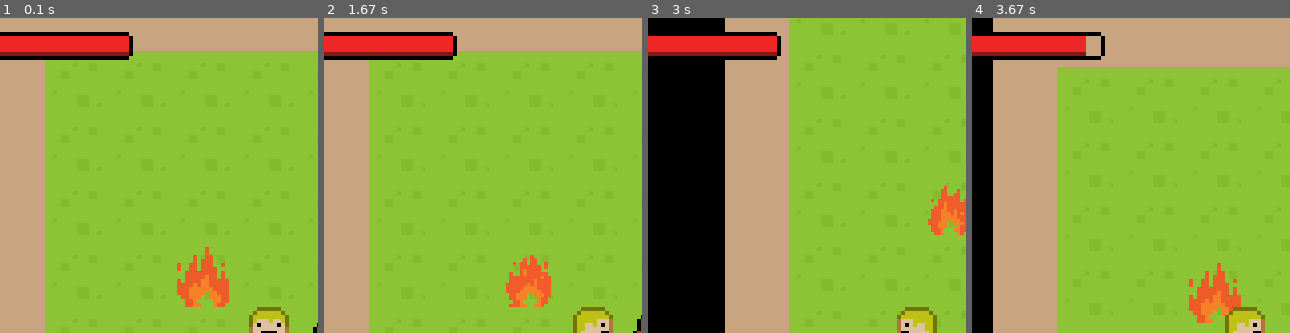
Above: before the commit, frames 1-4 (left to right).
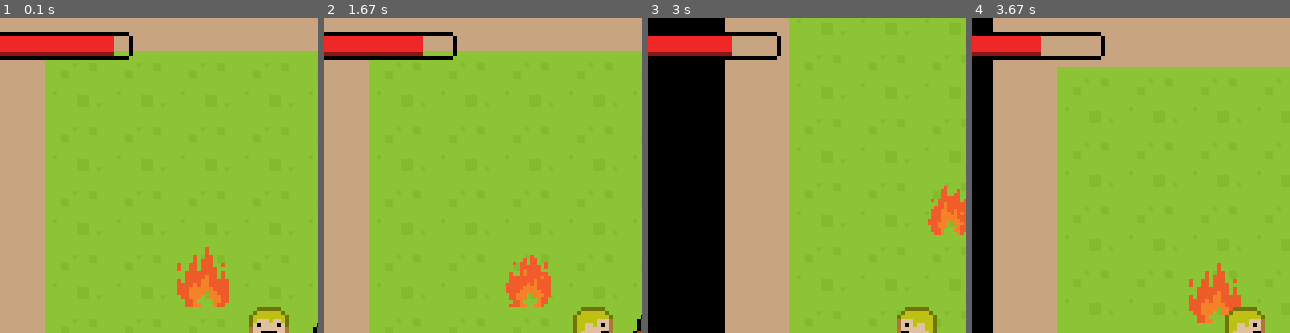
Above: after the commit, the same moments.

Repository: Flashweb14/PyGameRPG
Game: pygame game, started from RPG/__main__.py
Two runs of this game, one before a commit and one after it. Both use one fixed random seed, a clock stepped at 60 frames per second and the inputs below.
Inputs:
- Up to frame 1 (0.1 s): no input
- Up to frame 2 (1.67 s): hold D 0.33-0.8 s; hold D 0.83-1.13 s; hold D 1.17-1.63 s
- Up to frame 3 (3 s): hold D 1.67-2.2 s; hold S 2.23-2.53 s; hold A 2.57-2.97 s
- Up to frame 4 (3.67 s): hold W 3-3.37 s; hold D from 3.4 s (still down)
The pictures show only the part of the screen within x 8-58%, y 0-50%; the shares and areas given below are measured in that part.

The runs differ from the first frame. In frame 1, 0.3% of the frame differs, in the area x 35-41%, y 5-13%; in frame 2, 0.6%; in frame 3, 0.9%, in the area x 26-41%, y 5-13%; in frame 4, 0.9%.

Commit message:
:sparkles: Добавление возможности получать урон от врагов

Diff:
--- a/RPG/scripts/base_enemy.py
+++ b/RPG/scripts/base_enemy.py
@@ -1,6 +1,6 @@
 import pygame
 from RPG.scripts.game_object import GameObject
-from RPG.scripts.utilities import load_image
+from RPG.scripts.consts import TILE_SIZE
 
 
 class BaseEnemy(GameObject):
@@ -9,3 +9,5 @@
                          x, y, game.all_sprites, game.enemy_group)
         self.hp = hp
         self.damage = damage
+
+# TODO Полоску HP над врагами
--- a/RPG/scripts/red_slime.py
+++ b/RPG/scripts/red_slime.py
@@ -1,7 +1,7 @@
 import pygame
 from RPG.scripts.base_enemy import BaseEnemy
 from RPG.scripts.utilities import load_image
-from RPG.scripts.consts import RED_SLIME_1, RED_SLIME_2, RED_SLIME_3
+from RPG.scripts.consts import RED_SLIME_1, RED_SLIME_2, RED_SLIME_3, TILE_SIZE
 
 
 class RedSlime(BaseEnemy):
@@ -15,9 +15,18 @@
                 self.image = self.animation_list[self.animation_list.index(self.image) + 1]
             else:
                 self.image = self.animation_list[0]
+        super().update()
 
         if self.hp <= 0:
             self.die()
+
+        check_sprite = pygame.sprite.Sprite()
+        check_sprite.rect = pygame.Rect(
+            ((0, 0), (TILE_SIZE + self.game.player.speed * 4, TILE_SIZE + self.game.player.speed * 4)))
+        check_sprite.rect.x = self.rect.x - self.game.player.speed * 2
+        check_sprite.rect.y = self.rect.y - self.game.player.speed * 2
+        if pygame.sprite.collide_rect(check_sprite, self.game.player):
+            self.game.player.hp -= self.damage / self.game.FPS
 
     def die(self):
         for group in self.game.groups:
